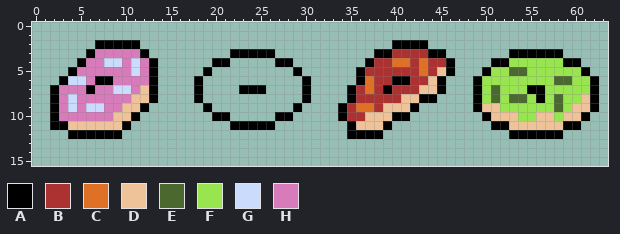
File history of a pixel-art file, Doughnut.aseprite. The first picture shows the starting point.
64x16 pixels, 1 frame.
Visible layers, top first: "Doughnut1", "Doughnut2", "Doughnut3", "Doughnut4".
Palette (. is transparent): A #000000  B #ac3232  C #df7126  D #eec39a  E #4b692f  F #99e550  G #cbdbfc  H #d77bba
Pixels before, first column x 2:
 2 .....AAAAA............................AAAA...................
 3 ....AHHHHHA.........AAAAA...........AABBBBAA.......AAAAAA....
 4 ...AHHGGHGHA......AA.....AA........ABBCCBCBBA....AAFFFFFFAA..
 5 ..AHHHHHHGHA.....A.........A......ABBBBBBCBDA...AFFEEFFFFFFA.
 6 .AGGHAAHHHHA....A...........A.....ACBBAABBDA...AFFFFFFFFEEFFA
 7 AHHHAHHGGHDA....A....AAA....A....ABCBABBBDDA...AFEFFFAAFFFFFA
 8 AHGHHHHHHDDA....A...........A....ABBBBBDDAA....AFEFEEFAFEFFDA
 9 AHGHGGHHDDA......A.........A....ABCCBDDDA......ADDFFFFFFEFDDA
10 AHHHHHHDDA........AA.....AA.....ABBDDDAA........ADDDFFDDFDDA.
11 AADDDDDDA...........AAAAA........ADDDA...........AADDDDDDAA..
12 ..AAAAAA.........................AAAA..............AAAAAA....
And afterwards:
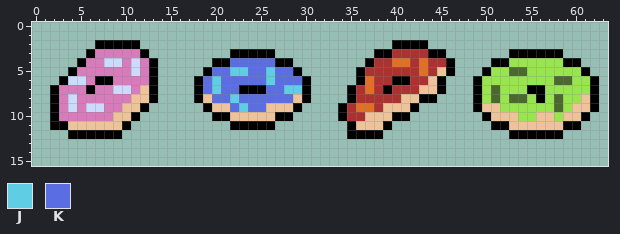
Colours new in this view: J #5fcde4  K #5b6ee1
Author's note on the commit: Adding icing and sprinkles to the 2nd doughnut
Diff:
Changed rows in their new state; - is an unchanged pixel.
Layer "Doughnut2":
first column x 19:
 4 ---KKKKK---
 5 -KKJJKKJKK-
 6 KJKKKKKJKKK
 7 KJKK---KKJJ
 8 DKKJKKKKKKD
 9 -DDKJKKDDD-
10 ---DDDDD---
